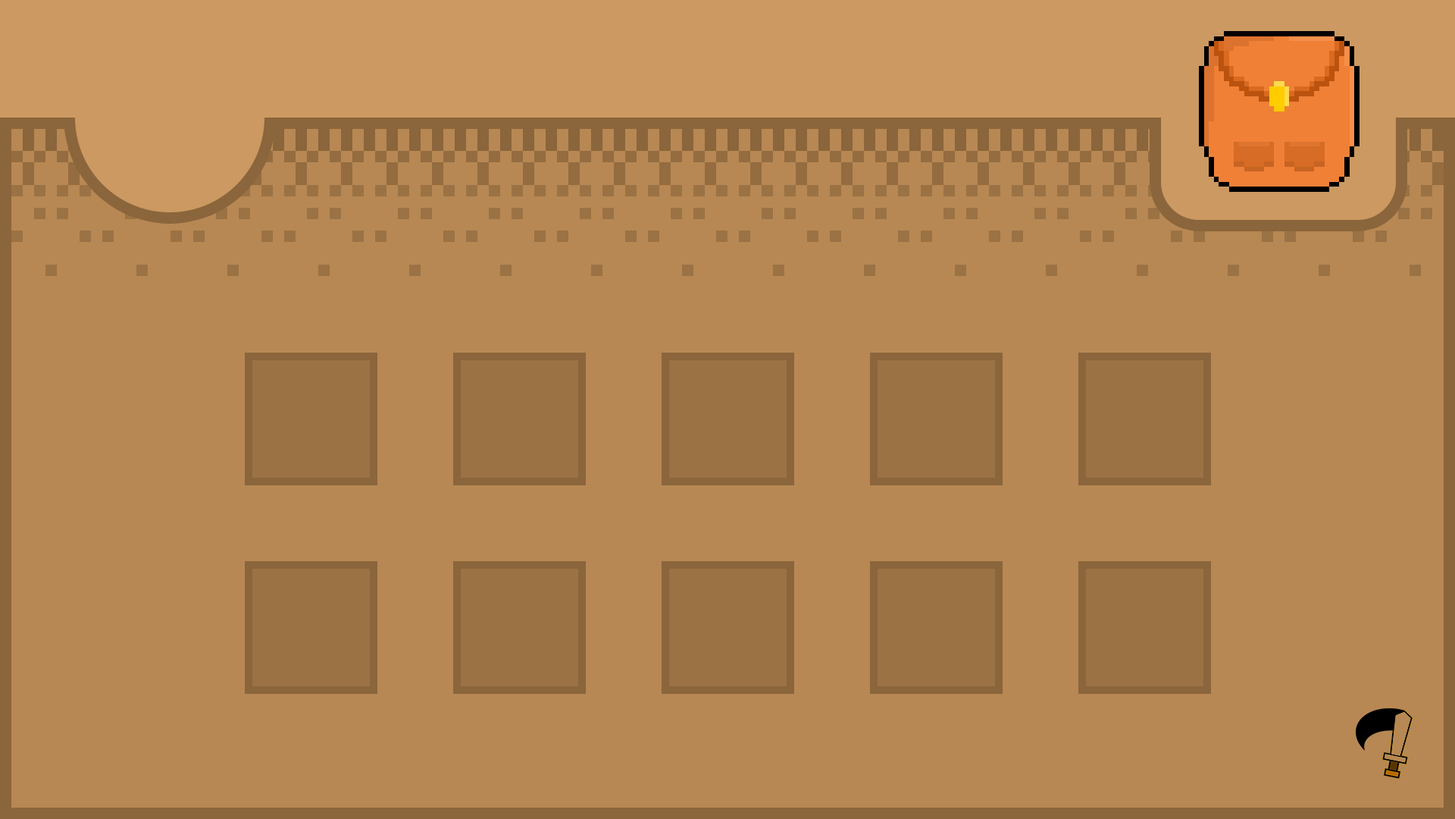
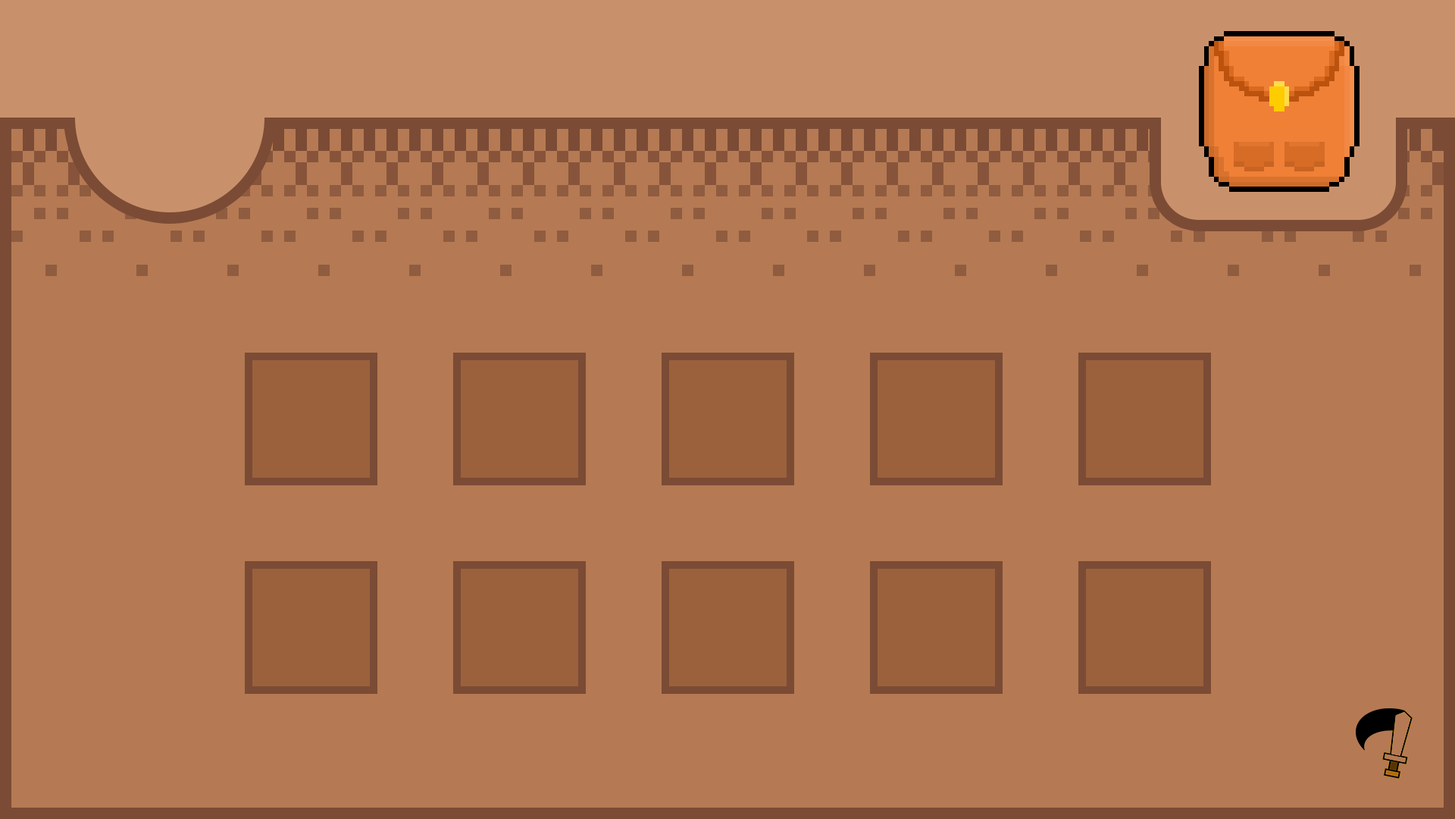
The second 1455×819 image is a revision of the first. Changes to its layers:
painted on "Rectangle 2 copy 5" (1st of 5, in "slots") over [1078, 560, 1212, 694]
painted on "Rectangle 2 copy 5" (2nd of 5, in "slots") over [870, 560, 1003, 694]
painted on "Rectangle 2 copy 5" (3rd of 5, in "slots") over [661, 560, 795, 694]
painted on "Rectangle 2 copy 5" (4th of 5, in "slots") over [453, 560, 586, 694]
painted on "Rectangle 2 copy 5" (5th of 5, in "slots") over [244, 560, 378, 694]
painted on "Rectangle 2 copy 4" over [1078, 352, 1212, 486]
painted on "Rectangle 2 copy 3" over [870, 352, 1003, 486]
painted on "Rectangle 2 copy 2" over [661, 352, 795, 486]
painted on "Rectangle 2 copy" over [453, 352, 586, 486]
painted on "Rectangle 2" over [244, 352, 378, 486]
painted on "satchel" (1st of 2) over [1204, 36, 1350, 187]
painted on "main" over [0, 0, 1455, 118]
painted on "satchel" (2nd of 2, in "top bar") over [1161, 47, 1397, 220]
painted on "avatar" over [75, 22, 265, 213]
painted on "Rectangle 1 copy 24" (26th of 51, in "bg" › "dither" › "Group 1 copy 2") over [1341, 162, 1354, 185]
painted on "Rectangle 1 copy 23" (28th of 57, in "bg" › "dither" › "Group 1 copy 2") over [1159, 162, 1172, 185]
painted on "Rectangle 1 copy 23" (30th of 57, in "bg" › "dither" › "Group 1 copy 2") over [1068, 162, 1081, 185]
painted on "Rectangle 1 copy 23" (32nd of 57, in "bg" › "dither" › "Group 1 copy 2") over [977, 162, 990, 185]
painted on "Rectangle 1 copy 22" (19th of 38, in "bg" › "dither" › "Group 1 copy 2") over [886, 162, 899, 185]
painted on "Rectangle 1 copy 22" (21st of 38, in "bg" › "dither" › "Group 1 copy 2") over [795, 162, 808, 185]
painted on "Rectangle 1 copy 21" (12th of 26, in "bg" › "dither" › "Group 1 copy 2") over [704, 162, 717, 185]
painted on "border" over [0, 0, 1455, 819]
painted on "bg" (2nd of 2, in "bg") over [0, 0, 1455, 819]
…and 283 more changes (283 painted)
